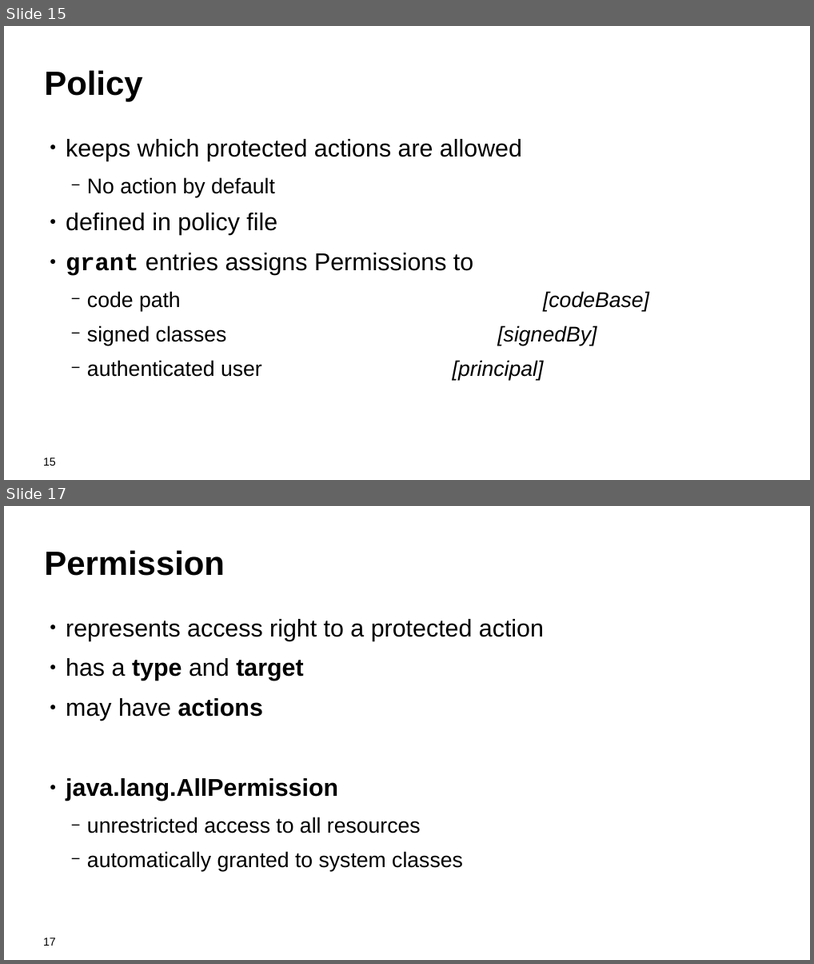
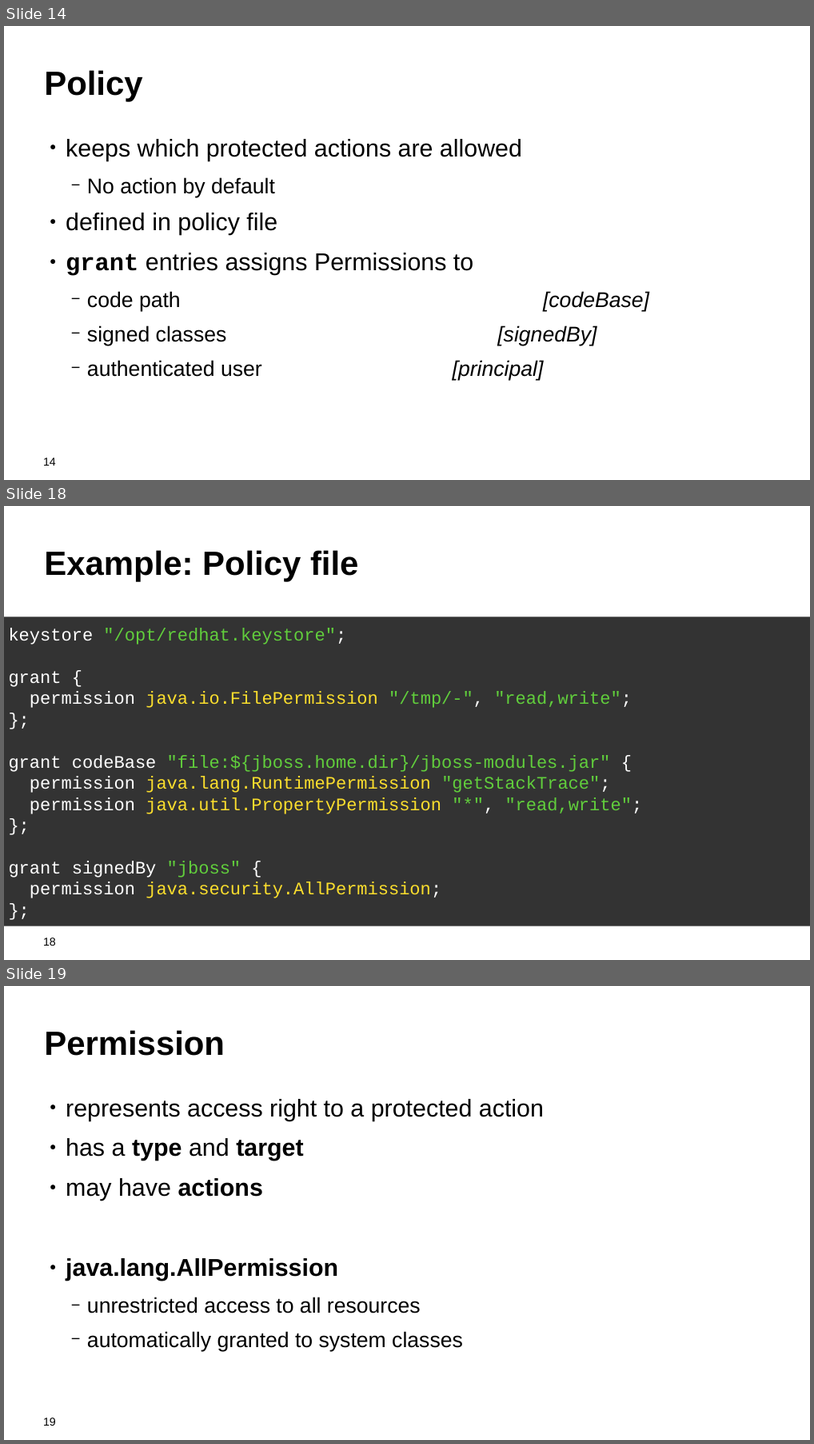
Before and after one commit to kwart/presentations, a slide deck: sec-man-reloaded.odp. Shown one above the other, each under a label of ours: slides 15 and 17 before the commit, slides 14, 18 and 19 after it; the slides between them are not shown. The pictures are 814x964 and 814x1444 pixels, drawn with LibreOffice and Linux fonts; fonts in the diff are those of the drawing; background and template pictures are left out. Boxes give left, top, right and bottom in pixels: in the first picture for what was removed or moved away, otherwise in the second. Text is boxed around its words. In the diff, an @@ line names an element or a change of style, - is before the commit and + after.

Commit message:
policy file example update

```diff
--- a/sec-man-reloaded.odp
+++ b/sec-man-reloaded.odp
@@ slide 18 added at (4, 506, 810, 960), background #FFFFFF @@
@@ title added at (44, 550, 358, 582), 53.2 pt, text #000000, bold @@
+Example: Policy file
@@ rectangle added at (4, 616, 810, 925), fill #333333, 28 pt, text #61CE3C @@
+keystore "/opt/redhat.keystore";
+grant {
+permission java.io.FilePermission "/tmp/-", "read,write";
+};
+grant codeBase "file:${jboss.home.dir}/jboss-modules.jar" {
+permission java.lang.RuntimePermission "getStackTrace";
+permission java.util.PropertyPermission "*", "read,write";
+};
+grant signedBy "jboss" {
+permission java.security.AllPermission;
+};
@@ page number added at (43, 937, 56, 945), 18 pt, text #000000 @@
+18
@@ what was slide 15 is now slide 14 @@
@@ page number at (43, 457, 56, 465): text changed @@
-15
+14
@@ what was slide 17 is now slide 19 @@
@@ page number at (43, 1417, 56, 1425): text changed @@
-17
+19
```
Also in this commit, not shown: 2 slides changed, 2 other slides added, 1 slide removed.
